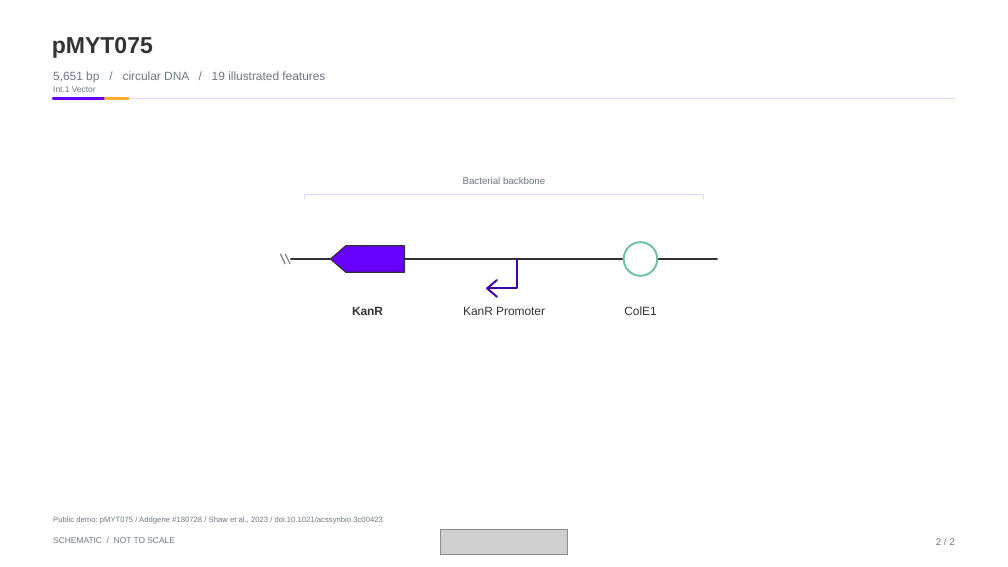
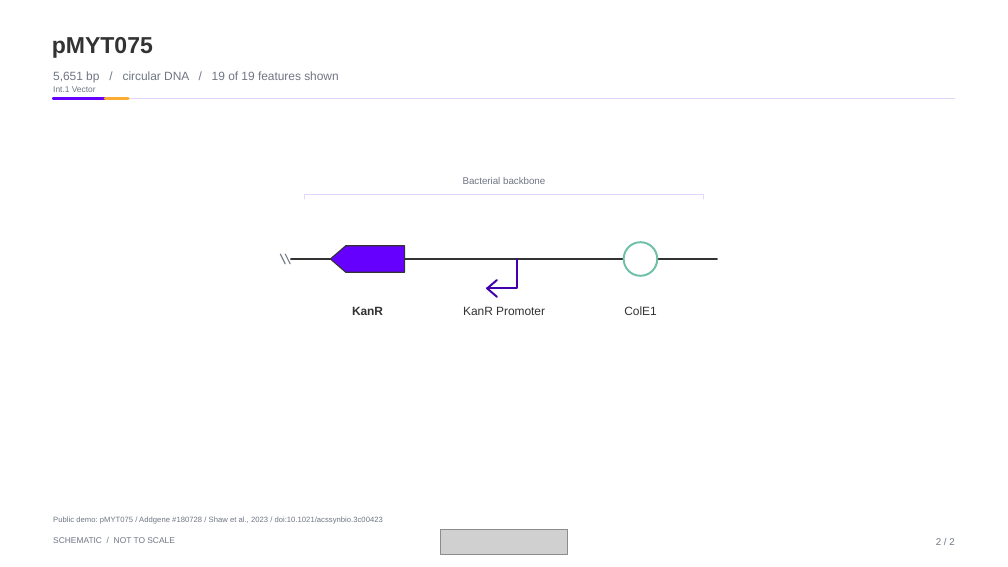
Before and after one commit to Drjackxiaoyuchen/auraconstruct, a slide deck: slide 4 of examples/AuraConstruct_Aureka_Public_Demos.pptx. Drawn at 1008x567 pixels with LibreOffice and Linux fonts; fonts in the diff are those of the drawing; grey boxes stand for pictures. Boxes give left, top, right and bottom in pixels: in the first picture for what was removed or moved away, otherwise in the second. Text is boxed around its words. In the diff, an @@ line names an element or a change of style, - is before the commit and + after.

```diff
--- a/examples/AuraConstruct_Aureka_Public_Demos.pptx
+++ b/examples/AuraConstruct_Aureka_Public_Demos.pptx
@@ text at [53, 71, 338, 82]: text changed @@
-5,651 bp / circular DNA / 19 illustrated features
+5,651 bp / circular DNA / 19 of 19 features shown
```
Also in this commit, not shown: 7 other slides changed, 53 other files.
